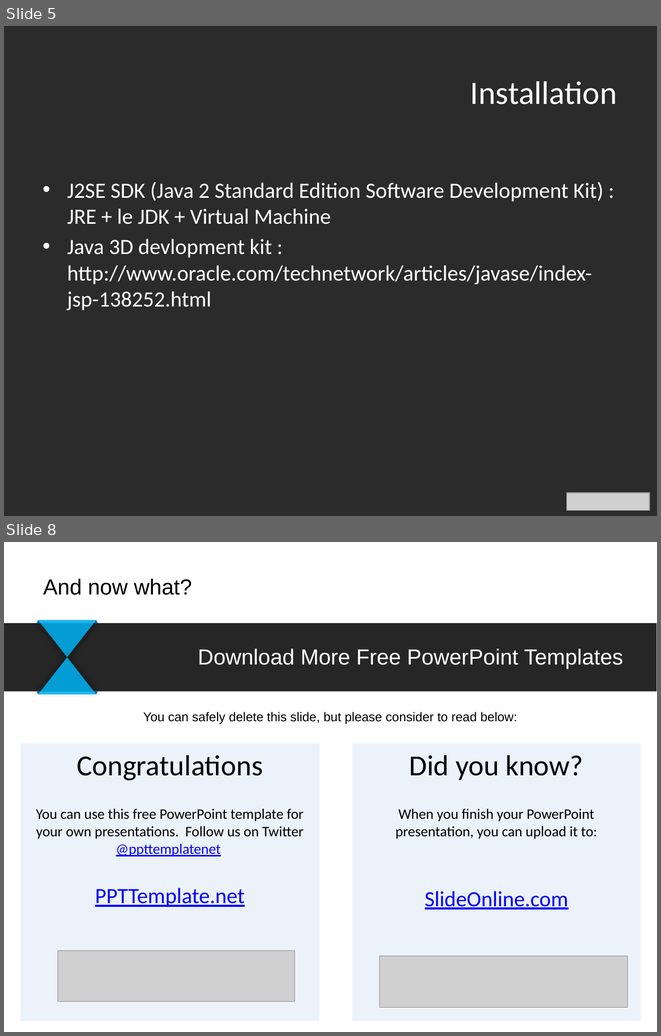
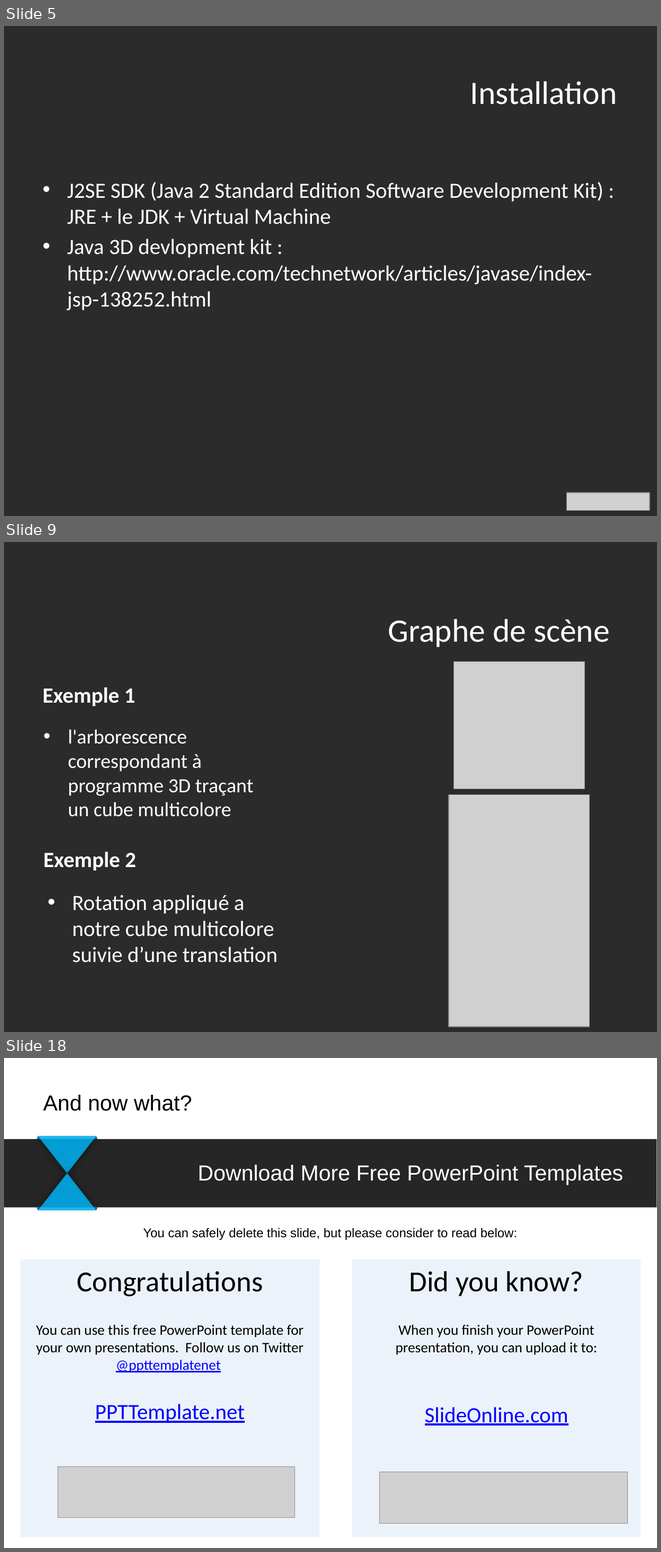
Before and after one commit to IlsanS/Math3D, a slide deck: powerpoint/Présentation1.pptx. Shown one above the other, each under a label of ours: slides 5 and 8 before the commit, slides 5, 9 and 18 after it; the slides between them are not shown. The pictures are 661x1036 and 661x1552 pixels, drawn with LibreOffice and Linux fonts; fonts in the diff are those of the drawing; grey boxes stand for pictures; background and template pictures are left out; a plain dark background stands for a picture behind light text. Boxes give left, top, right and bottom in pixels: in the first picture for what was removed or moved away, otherwise in the second. Text is boxed around its words. In the diff, an @@ line names an element or a change of style, - is before the commit and + after.

```diff
--- a/powerpoint/Présentation1.pptx
+++ b/powerpoint/Présentation1.pptx
@@ slide 9 added at <box>4,542,657,1032</box>, background picture (left out) @@
@@ title added at <box>388,619,610,647</box>, 36 pt, text #FFFFFF @@
+Graphe de scène
@@ picture added at <box>454,661,584,789</box> @@
@@ text added at <box>43,687,135,706</box>, 24 pt, text #FFFFFF, bold @@
+Exemple 1
@@ text added at <box>68,729,254,817</box>, 22.2 pt, text #FFFFFF @@
+• l'arborescence correspondant à programme 3D traçant un cube multicolore
@@ picture added at <box>449,795,590,1026</box> @@
@@ text added at <box>43,852,136,871</box>, 24 pt, text #FFFFFF, bold @@
+Exemple 2
@@ text added at <box>72,894,277,962</box>, 24 pt, text #FFFFFF @@
+• Rotation appliqué a notre cube multicolore suivie d’une translation
@@ what was slide 8 is now slide 18 @@
```
Also in this commit, not shown: 11 other slides added, 2 slides removed, 8 other files.
